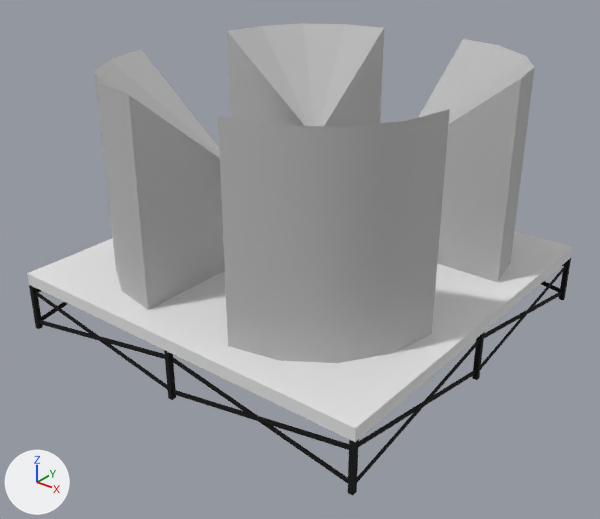
The OBJ model assets/buildings/Electrolysis.obj as it was, and as the next commit left it.
Both versions are drawn from a 50 mm lens placed at (9.51, -12.18, 8.74), pointed at (0.19, -0.54, 1.52). Arrows for +X, +Y and +Z are at lower left; the lights stay in place. Where no turn or scale is listed for an object, it has been applied to the vertices.

In view in the first picture: 'Electrolysis'.
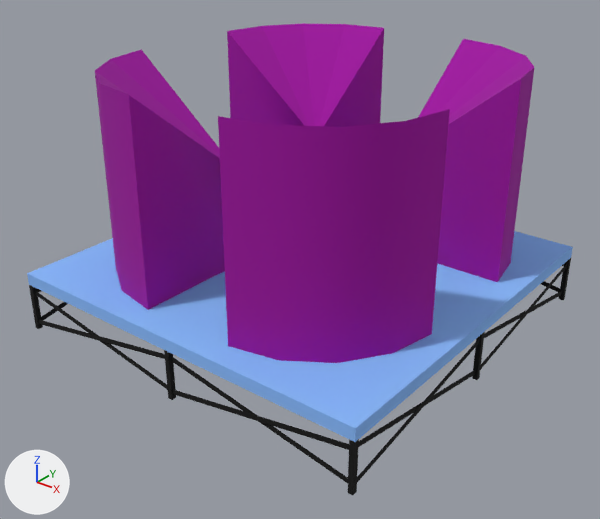
Diff of the bpy script that builds the scene:
```diff
--- a/assets/buildings/Electrolysis.obj.py
+++ b/assets/buildings/Electrolysis.obj.py
@@ mat_lit @@
 mat_lit = principled_material('Lit')
-mat_lit.base_color = (0.5, 0.5, 0.5)  # grey #bcbcbc
+mat_lit.base_color = (0.35, 0.0, 0.35)  # pink #a000a0
 mat_lit.roughness = 1.0
@@ mat_purelightgray @@
 mat_purelightgray = principled_material('PureLightGray')
-mat_purelightgray.base_color = (0.784, 0.784, 0.784)  # white #e5e5e5
+mat_purelightgray.base_color = (0.25, 0.5, 1.0)  # blue #89bcff
 mat_purelightgray.roughness = 1.0
```

Boxes (x1, y1, x2, y2) around the edits, measured in the pictures (600 x 519 px):
'Electrolysis', recoloured
    both: (27, 23, 573, 445)
